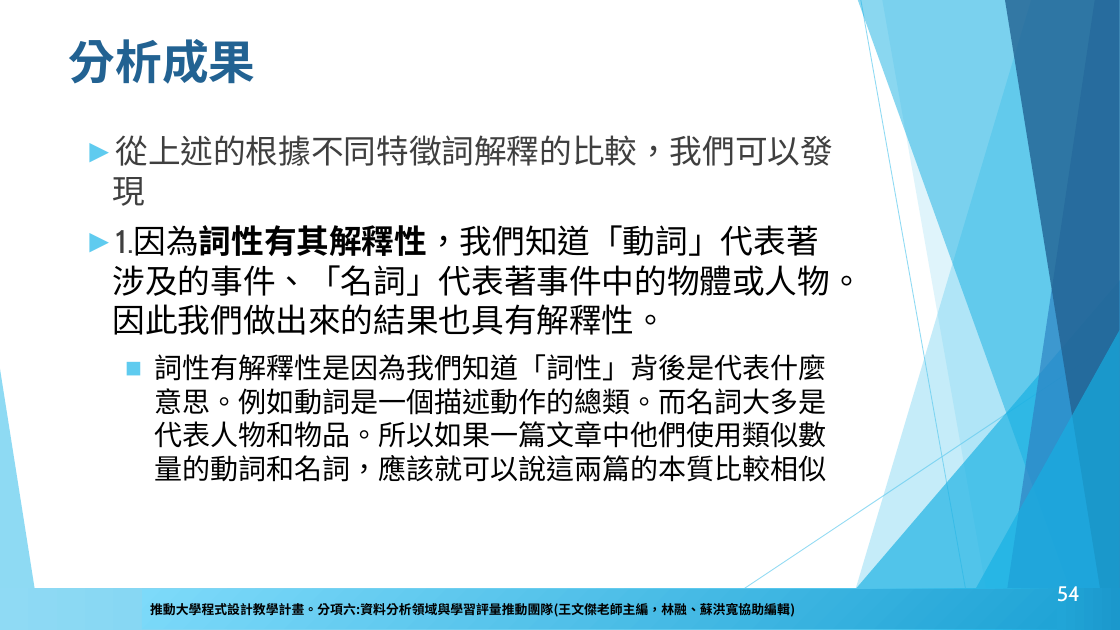
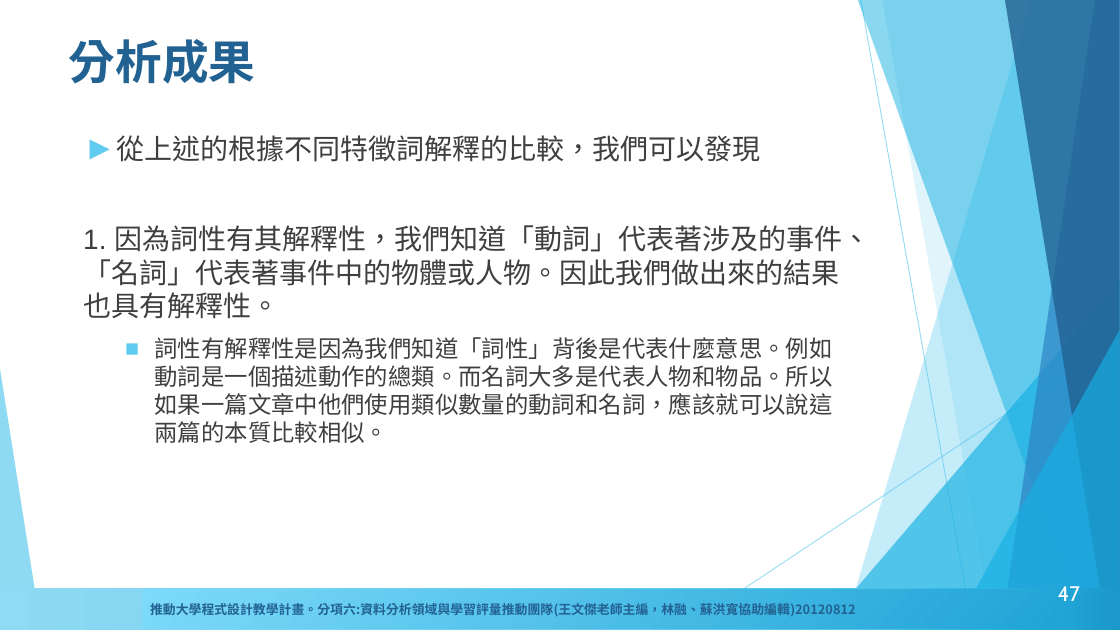
Before and after one commit to howardsukuan/textual-data-analysis-python, a slide deck: slide 47 of week04/文本分析與程式設計week4.pptx (slide 54 before the commit). Drawn at 1120x630 pixels with LibreOffice and Linux fonts; fonts in the diff are those of the drawing; background and template pictures are left out. Boxes give left, top, right and bottom in pixels: in the first picture for what was removed or moved away, otherwise in the second. Text is boxed around its words. In the diff, an @@ line names an element or a change of style, - is before the commit and + after.

```diff
--- a/week04/文本分析與程式設計week4.pptx
+++ b/week04/文本分析與程式設計week4.pptx
@@ text at (116,135,760,162): size 28 to 24 pt, font Cabin to Arial in "從上述的根據不同特徵詞解釋的比較，我們可以發現" @@
@@ text at (83,225,870,443): text changed; size 24 to 20 pt; text colour #000000 to #3F3F3F @@
-► 1.因為詞性有其解釋性，我們知道「動詞」代表著涉及的事件、「名詞」代表著事件中的物體或人物。因此我們做出來的結果也具有解釋性。
-  ■ 詞性有解釋性是因為我們知道「詞性」背後是代表什麼意思。例如動詞是一個描述動作的總類。而名詞大多是代表人物和物品。所以如果一篇文章中他們使用類似數量的動詞和名詞，應該就可以說這兩篇的本質比較相似
+1. 因為詞性有其解釋性，我們知道「動詞」代表著涉及的事件、「名詞」代表著事件中的物體或人物。因此我們做出來的結果也具有解釋性。
+  ■ 詞性有解釋性是因為我們知道「詞性」背後是代表什麼意思。例如動詞是一個描述動作的總類。而名詞大多是代表人物和物品。所以如果一篇文章中他們使用類似數量的動詞和名詞，應該就可以說這兩篇的本質比較相似。
@@ text added at (144,598,1032,618), 12 pt, text #226292, bold @@
+推動大學程式設計教學計畫。分項六：資料分析領域與學習評量推動團隊（卓騰語言科技王文傑創辦人主編，林融、蘇洪寬協助編輯）20120812
@@ page number at (1058,586,1080,601): text changed @@
-54
+47
@@ text in rectangle at (150,600,856,618): text changed; text colour #000000 to #226292 @@
-推動大學程式設計教學計畫。分項六:資料分析領域與學習評量推動團隊(王文傑老師主編，林融、蘇洪寬協助編輯)
+推動大學程式設計教學計畫。分項六:資料分析領域與學習評量推動團隊(王文傑老師主編，林融、蘇洪寬協助編輯)20120812
```
Also in this commit, not shown: 54 other slides changed, 8 slides removed, 3 other files.
